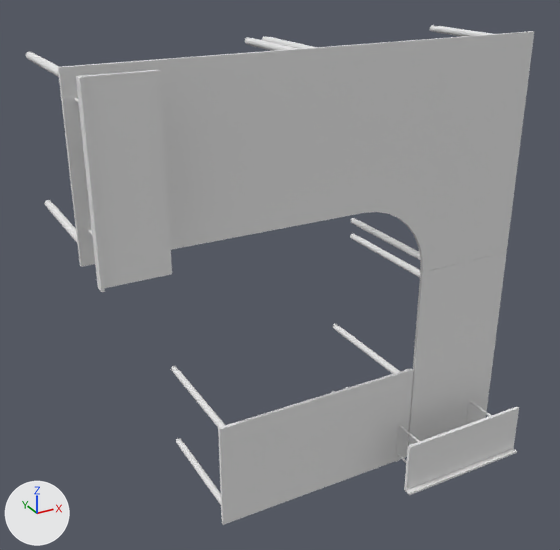
What one commit did to the OBJ model data/RESULTS/FURN037.obj.
The view is the same before and after, from a 50 mm lens placed at (-1845.0, -3772.0, 1271.0), pointed at (-20.0, -453.0, -388.0). Arrows for +X, +Y and +Z are at lower left; the lights stay in place. Where no turn or scale is listed for an object, it has been applied to the vertices.

In view in the first picture: 'FURN037'.
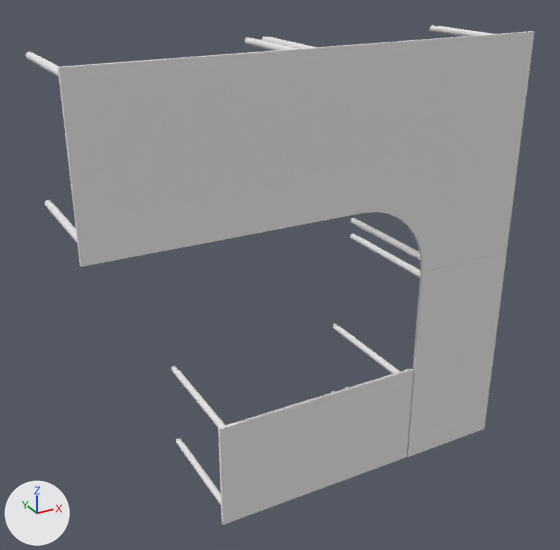
The edits, one by one:
me_furn037 is used by ob_furn037; location (0.0, 0.0, 0.0).
me_furn037 had 1972 vertices, 2513 faces and spanned x -1133.0..1306.0, y -1041.0..0.0, z -1627.0..814.0.
me_furn037 now has 1720 vertices, 2065 faces and spans x -1133.0..1306.0, y -756.0..0.0, z -1627.0..813.0.
me_furn037 part 1: 14 loose pieces with 252 vertices, spanning x -1133.0..1306.0, y -1041.0..-756.0, z -1627.0..814.0, are deleted.

What differs and where, as boxes [x1, y1, x2, y2] in the pictures (560 x 550 px):
part 1 of me_furn037, deleted: before [62, 70, 519, 495]
